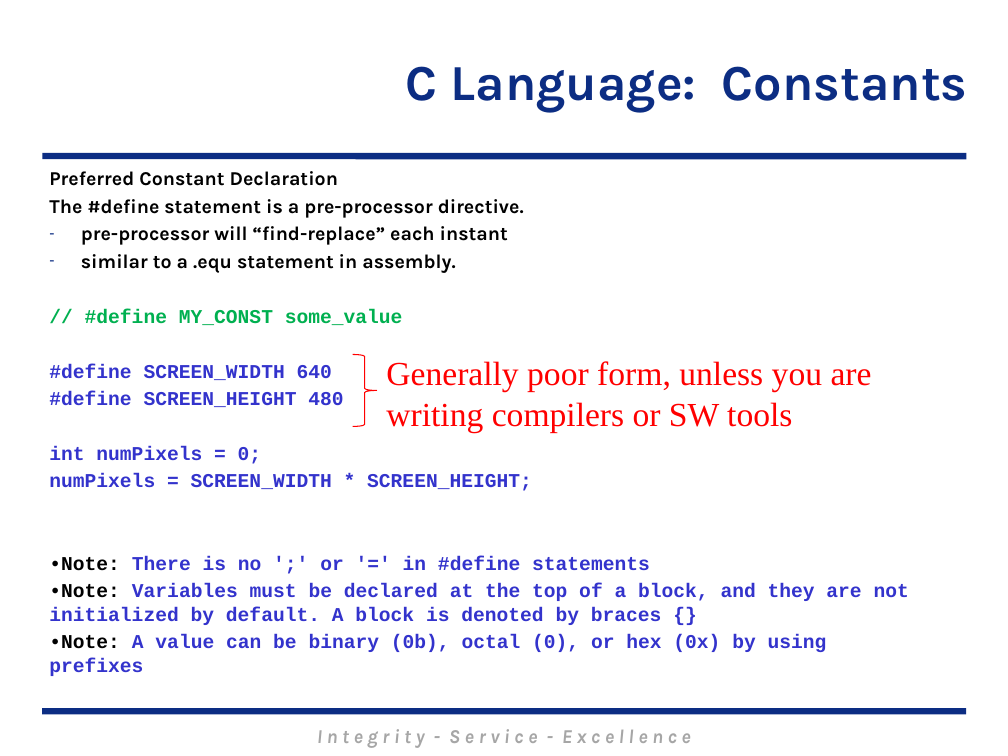
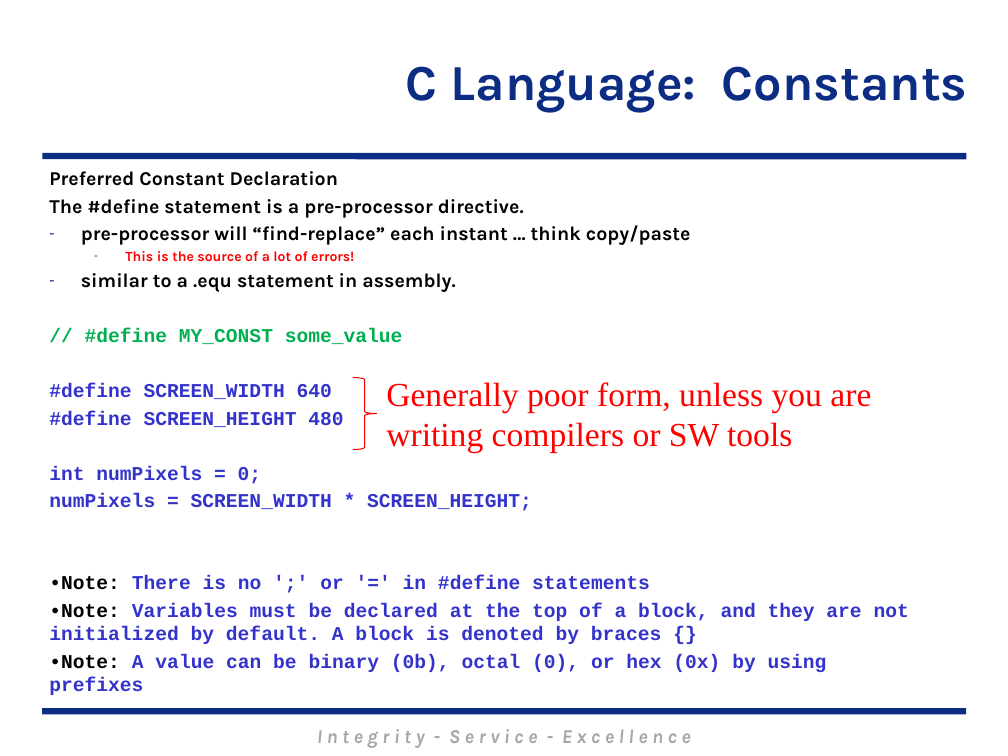
Before and after one commit to MarsUniversity/ECE382, a slide deck: slide 12 of source/lessons/lsn20/Lsn20.pptx (slide 11 before the commit). Drawn at 1008x756 pixels with LibreOffice and Linux fonts; fonts in the diff are those of the drawing; background and template pictures are left out. Boxes give left, top, right and bottom in pixels: in the first picture for what was removed or moved away, otherwise in the second. Text is boxed around its words. In the diff, an @@ line names an element or a change of style, - is before the commit and + after.

```diff
--- a/source/lessons/lsn20/Lsn20.pptx
+++ b/source/lessons/lsn20/Lsn20.pptx
@@ text at (x1=81, y1=225, x2=691, y2=262): text changed @@
-– pre-processor will “find-replace” each instant
+– pre-processor will “find-replace” each instant … think copy/paste
+  – This is the source of a lot of errors!
@@ right brace moved from (x1=353, y1=355, x2=377, y2=426) to (x1=353, y1=378, x2=377, y2=450) @@
@@ text "Generally poor form, unless you ..." moved from (x1=386, y1=361, x2=872, y2=432) to (x1=386, y1=382, x2=871, y2=453) @@
```
Also in this commit, not shown: 4 other slides changed, 1 slide added, 5 other files.
